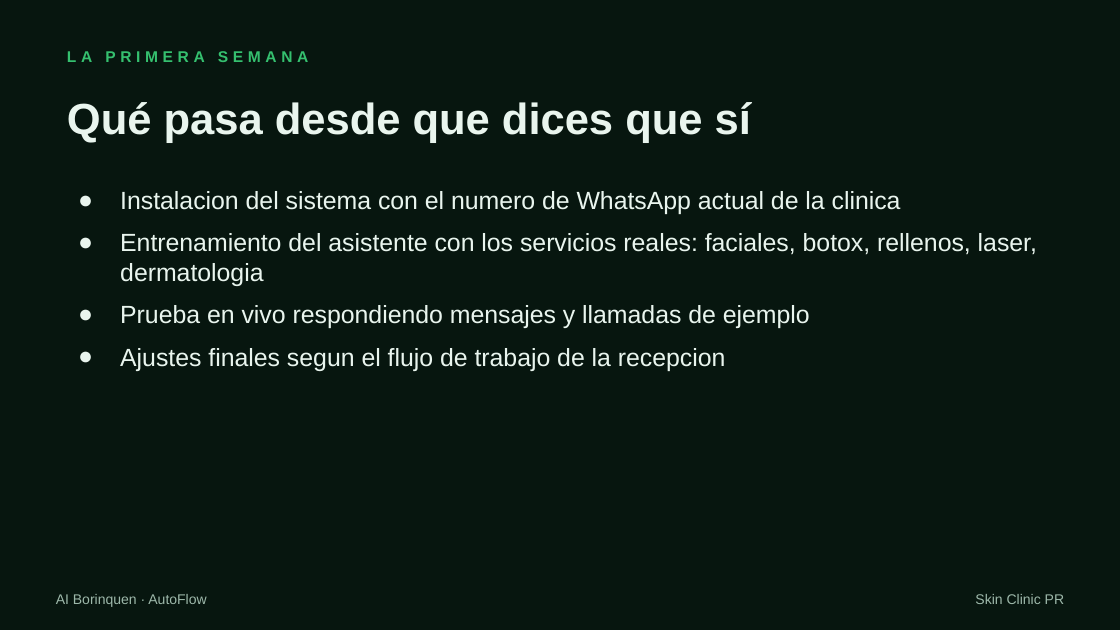
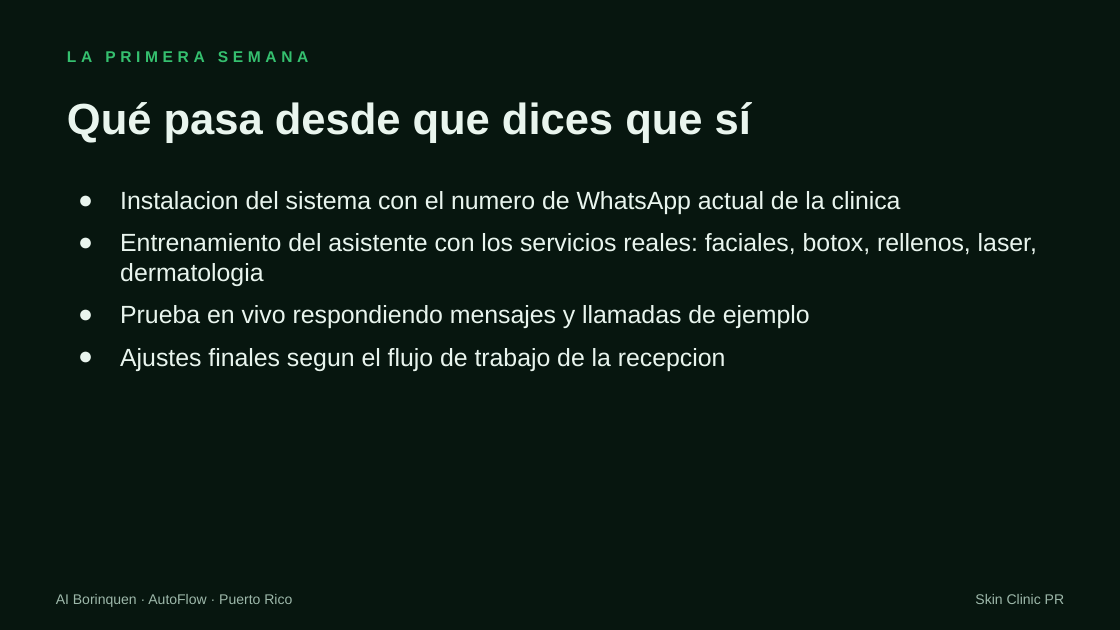
Before and after one commit to elvinayala/content-os, a slide deck: slide 11 of data/demos/skin-clinic-pr/site/skin-clinic-pr-autoflow.pptx (slide 8 before the commit). Drawn at 1120x630 pixels with LibreOffice and Linux fonts; fonts in the diff are those of the drawing. Boxes give left, top, right and bottom in pixels: in the first picture for what was removed or moved away, otherwise in the second. Text is boxed around its words. In the diff, an @@ line names an element or a change of style, - is before the commit and + after.

```diff
--- a/data/demos/skin-clinic-pr/site/skin-clinic-pr-autoflow.pptx
+++ b/data/demos/skin-clinic-pr/site/skin-clinic-pr-autoflow.pptx
@@ text at <box>56,594,292,607</box>: text changed @@
-AI Borinquen · AutoFlow
+AI Borinquen · AutoFlow · Puerto Rico
```
Also in this commit, not shown: 8 other slides changed, 3 slides added, 53 other files.
